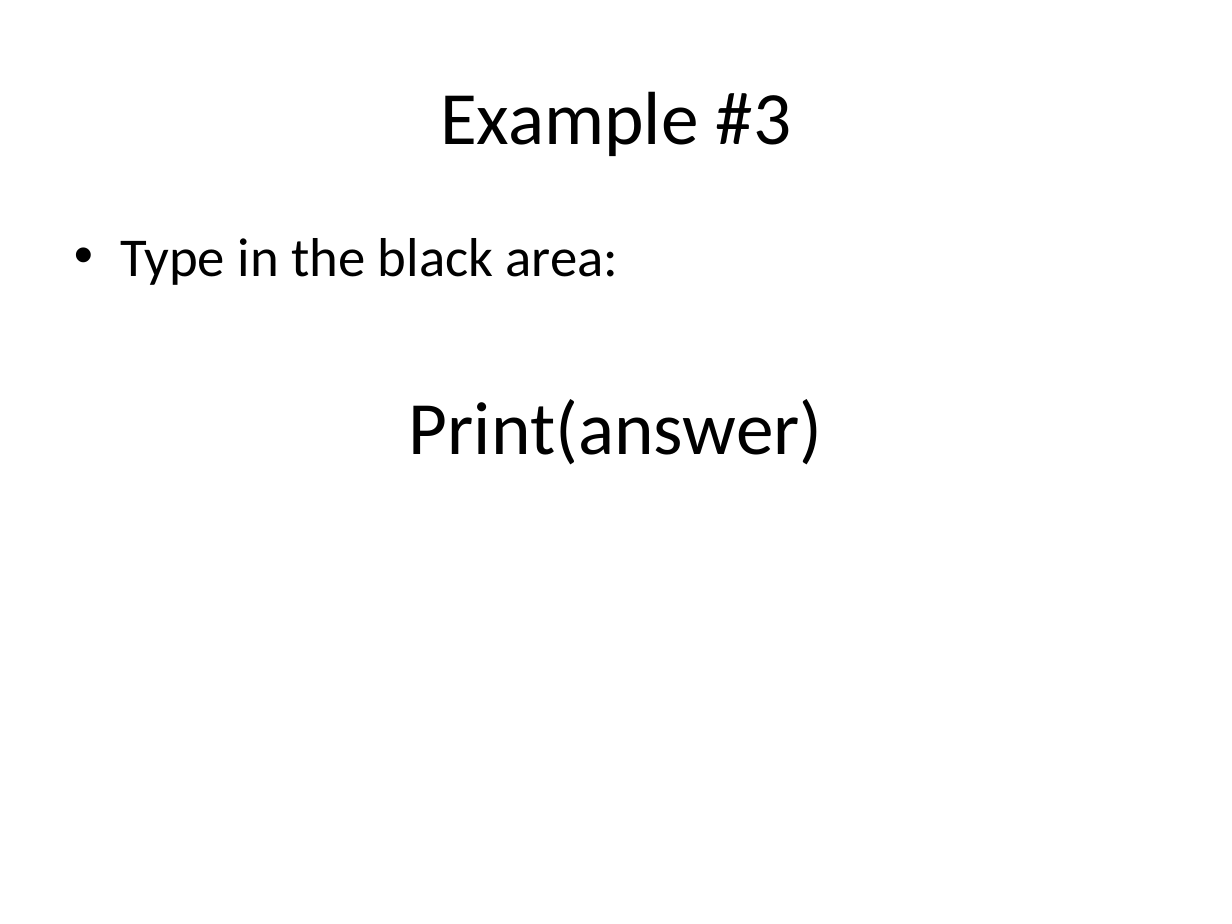
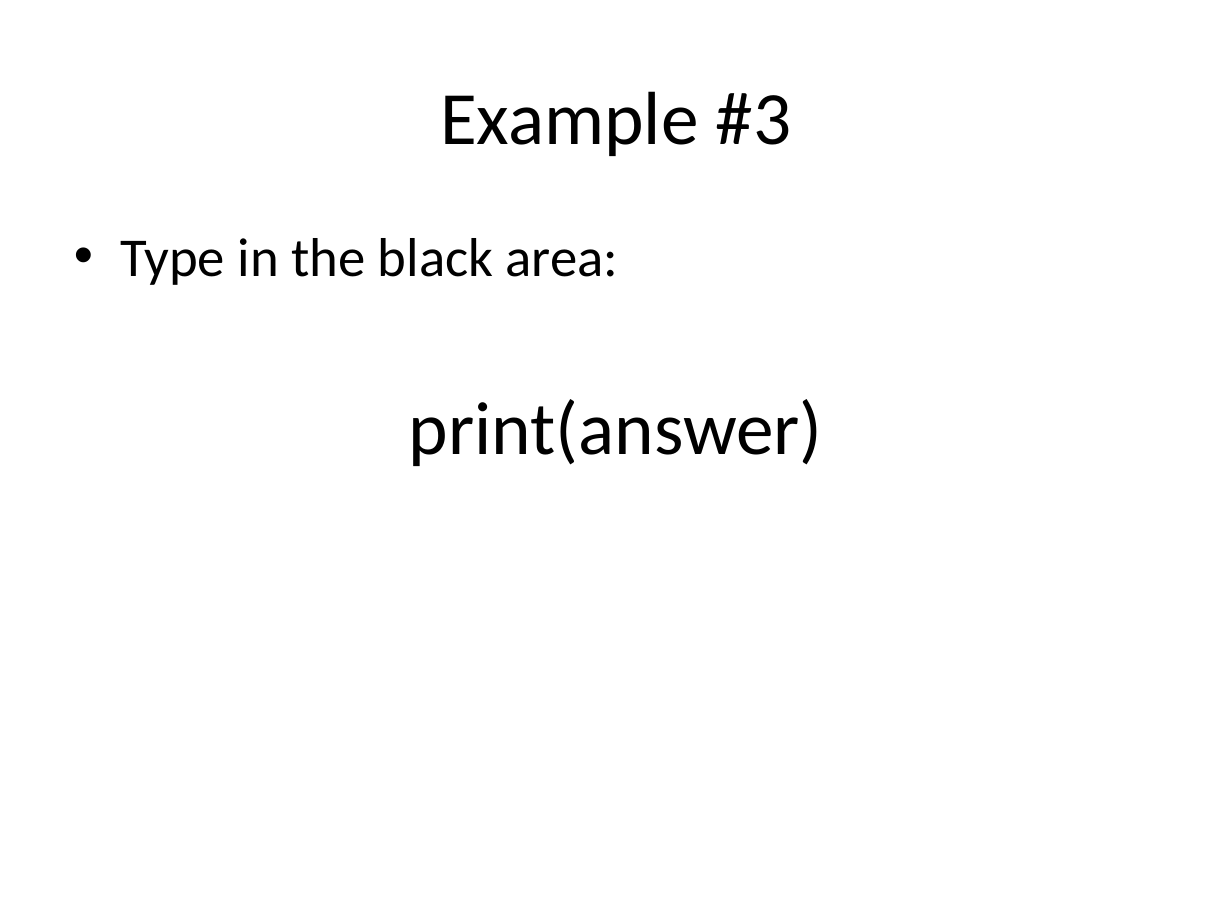
Before and after one commit to Greg5519/Old2O, a slide deck: slide 5 of Daily Agendas/Day2.4_PythonIntro.pptx. Drawn at 1232x924 pixels with LibreOffice and Linux fonts; fonts in the diff are those of the drawing. Boxes give left, top, right and bottom in pixels: in the first picture for what was removed or moved away, otherwise in the second. Text is boxed around its words. In the diff, an @@ line names an element or a change of style, - is before the commit and + after.

Commit message:
209 EOD

```diff
--- a/Daily Agendas/Day2.4_PythonIntro.pptx
+++ b/Daily Agendas/Day2.4_PythonIntro.pptx
@@ text at <box>409,399,823,466</box>: text changed @@
-Print(answer)
+print(answer)
```
